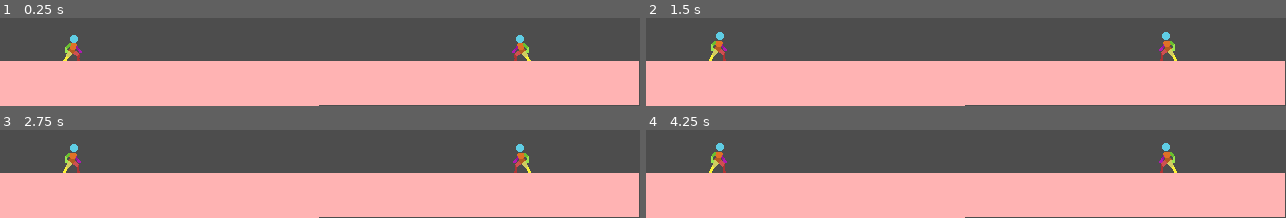
Above: before the commit, frames 1-4 (two rows, left to right).
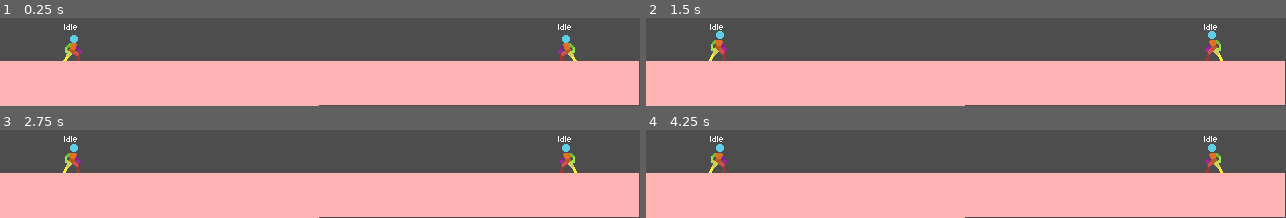
Above: after the commit, the same moments.

Repository: MasonHall9987/TTYD
Game: Godot game, scene res://scenes/combat/stage/stage.tscn
Two runs of this game, one before a commit and one after it. Both use one fixed random seed, a clock stepped at 60 frames per second and the inputs below. The project has no main scene, so this scene is started directly.
Inputs (mouse positions are in pixels of both pictures, inside the frame that each line leads up to):
- Up to frame 1 (0.25 s): no input
- Up to frame 2 (1.5 s): tap Enter at 0.5 s; move the mouse to (outside the picture) at 0.52 s; hold D 0.53-1.28 s; tap Shift at 0.6 s; click (outside the picture) at 0.67 s; tap Space at 0.77 s; move the mouse to (outside the picture) at 1.27 s; hold S from 1.28 s (still down); tap J at 1.35 s
- Up to frame 3 (2.75 s): tap Space at 1.52 s; move the mouse to (outside the picture) at 2.02 s; release S at 2.03 s; hold D from 2.03 s (still down); tap L at 2.1 s
- Up to frame 4 (4.25 s): move the mouse to (outside the picture) at 2.77 s; release D at 2.78 s; hold W 2.78-3.53 s; tap I at 2.85 s; click (outside the picture) at 2.92 s; tap Space at 3.02, 3.77 s; move the mouse to (outside the picture) at 3.52 s; hold A from 3.53 s (still down); tap K at 3.6 s

The runs differ from the first frame. In frame 1, 1.0% of the frame differs, in the area x 10-91%, y 6-49%; in frame 2, 1.1%; in frame 3, 1.0%; in frame 4, 1.1%.

Commit message:
Add idle state and label to battler scene; update combat stage with player and enemy spawners

Diff:
--- a/scenes/combat/battlers/battler.tscn
+++ b/scenes/combat/battlers/battler.tscn
@@ -1,10 +1,13 @@
-[gd_scene load_steps=10 format=3 uid="uid://x35o1i6nqkpq"]
+[gd_scene load_steps=14 format=3 uid="uid://x35o1i6nqkpq"]
 
 [ext_resource type="Script" uid="uid://cn11fey64tfqw" path="res://scripts/combat/battler/battler.gd" id="1_o257m"]
 [ext_resource type="Texture2D" uid="uid://uxcd0f8ng60o" path="res://assets/visual/characters/2D-Pixel-Art-Character-Template/Idle/player_idle.png" id="2_6ul23"]
 [ext_resource type="Resource" uid="uid://c4gehjotk1t4g" path="res://resources/combat/battler.tres" id="2_mwk58"]
 [ext_resource type="Script" uid="uid://dcr5fycgvkqtq" path="res://scripts/base_fsm.gd" id="2_yroi3"]
 [ext_resource type="Script" uid="uid://blj0qpfjdcneh" path="res://scripts/combat/battler/states/battler_state.gd" id="4_11srk"]
+[ext_resource type="Script" uid="uid://cx5jdq3eej26w" path="res://scenes/combat/battlers/idle.gd" id="5_c1480"]
+[ext_resource type="FontFile" uid="uid://cac52polenw5y" path="res://assets/visual/aseprite.otf" id="7_gwspv"]
+[ext_resource type="Script" uid="uid://ddryn64gigc8a" path="res://scenes/combat/battlers/state-label.gd" id="8_2cboi"]
 
 [sub_resource type="Animation" id="Animation_11srk"]
 length = 0.001
@@ -71,6 +74,10 @@
 [sub_resource type="RectangleShape2D" id="RectangleShape2D_7qufc"]
 size = Vector2(20.5, 24)
 
+[sub_resource type="LabelSettings" id="LabelSettings_2cboi"]
+font = ExtResource("7_gwspv")
+font_size = 7
+
 [node name="Battler" type="Node2D"]
 script = ExtResource("1_o257m")
 stats_resource = ExtResource("2_mwk58")
@@ -83,14 +90,13 @@
 libraries = {
 &"": SubResource("AnimationLibrary_yroi3")
 }
-autoplay = "idle"
 
 [node name="StateMachine" type="Node" parent="." node_paths=PackedStringArray("initial_state")]
 script = ExtResource("2_yroi3")
 initial_state = NodePath("Idle")
 
 [node name="Idle" type="Node" parent="StateMachine"]
-script = ExtResource("4_11srk")
+script = ExtResource("5_c1480")
 
 [node name="Selecting" type="Node" parent="StateMachine"]
 script = ExtResource("4_11srk")
@@ -117,3 +123,12 @@
 [node name="HurtShape" type="CollisionShape2D" parent="Hitboxes/Hurtbox"]
 position = Vector2(0, 0.5)
 shape = SubResource("RectangleShape2D_7qufc")
+
+[node name="SateLabel" type="Label" parent="."]
+offset_left = -9.0
+offset_top = -21.0
+offset_right = 31.0
+offset_bottom = 2.0
+text = "State"
+label_settings = SubResource("LabelSettings_2cboi")
+script = ExtResource("8_2cboi")
--- /dev/null
+++ b/scenes/combat/battlers/idle.gd
@@ -0,0 +1,10 @@
+extends BattlerState
+
+@warning_ignore("unused_parameter")
+func enter(previous_state_path: String, data := {}) -> void:
+	battler.animation_player.play("idle")
+
+
+# We know that the stage needs to see who attacks first
+
+# Stage script get the reference to each battler via @ onready
--- /dev/null
+++ b/scenes/combat/battlers/state-label.gd
@@ -0,0 +1,11 @@
+extends Label
+
+@onready var state_machine: StateMachine = $"../StateMachine"
+
+
+# Called when the node enters the scene tree for the first time.
+
+# Called every frame. 'delta' is the elapsed time since the previous frame.
+@warning_ignore("unused_parameter")
+func _process(delta: float) -> void:
+	text = state_machine.state.name
--- /dev/null
+++ b/scenes/combat/stage/spawner.tscn
@@ -0,0 +1,6 @@
+[gd_scene load_steps=2 format=3 uid="uid://dxl4ccxcks7xd"]
+
+[ext_resource type="Script" uid="uid://2cvl1tp4888a" path="res://scripts/combat/stage/spawner.gd" id="1_txr6r"]
+
+[node name="Spawner" type="Node2D"]
+script = ExtResource("1_txr6r")
--- a/scenes/combat/stage/stage.tscn
+++ b/scenes/combat/stage/stage.tscn
@@ -1,7 +1,8 @@
-[gd_scene load_steps=3 format=3 uid="uid://ch8wivx3waq5w"]
+[gd_scene load_steps=4 format=3 uid="uid://ch8wivx3waq5w"]
 
 [ext_resource type="PackedScene" uid="uid://dgp7151grh2hs" path="res://scenes/combat/battlers/enemy.tscn" id="1_l6hjl"]
 [ext_resource type="PackedScene" uid="uid://ddd0tlv1o2mat" path="res://scenes/combat/battlers/player.tscn" id="2_pu4yc"]
+[ext_resource type="PackedScene" uid="uid://dxl4ccxcks7xd" path="res://scenes/combat/stage/spawner.tscn" id="3_pu4yc"]
 
 [node name="Stage" type="Node2D"]
 
@@ -13,8 +14,10 @@
 color = Color(1, 0.7019608, 0.7019608, 1)
 polygon = PackedVector2Array(0, 44, 0, -1, 639, -1, 639, 43)
 
-[node name="Enemy" parent="." instance=ExtResource("1_l6hjl")]
-position = Vector2(521, 299)
+[node name="Player_Spawner" parent="." instance=ExtResource("3_pu4yc")]
+position = Vector2(73, 299)
+battler_scene = ExtResource("2_pu4yc")
 
-[node name="Player" parent="." instance=ExtResource("2_pu4yc")]
-position = Vector2(73, 299)
+[node name="Enemy_Spawner" parent="." instance=ExtResource("3_pu4yc")]
+position = Vector2(567, 299)
+battler_scene = ExtResource("1_l6hjl")
--- a/scripts/combat/battler/battler.gd
+++ b/scripts/combat/battler/battler.gd
@@ -7,6 +7,8 @@
 
 # The Resource File (.tres) goes here
 @export var stats_resource: BattlerStats
+
+@onready var animation_player: AnimationPlayer = $AnimationPlayer
 
 # Runtime variables (These change during combat)
 var current_health: int
--- /dev/null
+++ b/scripts/combat/stage/spawner.gd
@@ -0,0 +1,11 @@
+extends Node2D
+
+@export var battler_scene: PackedScene
+
+# Called when the node enters the scene tree for the first time.
+func _ready() -> void:
+	spawn_battler()
+
+func spawn_battler() -> void:
+	var battler = battler_scene.instantiate()
+	add_child(battler)
Binary file added: assets/visual/aseprite.otf
Not shown, added: assets/visual/aseprite.otf.import
Not shown, added: scenes/combat/battlers/idle.gd.uid
Not shown, added: scenes/combat/battlers/state-label.gd.uid
Not shown, added: scripts/combat/stage/spawner.gd.uid
